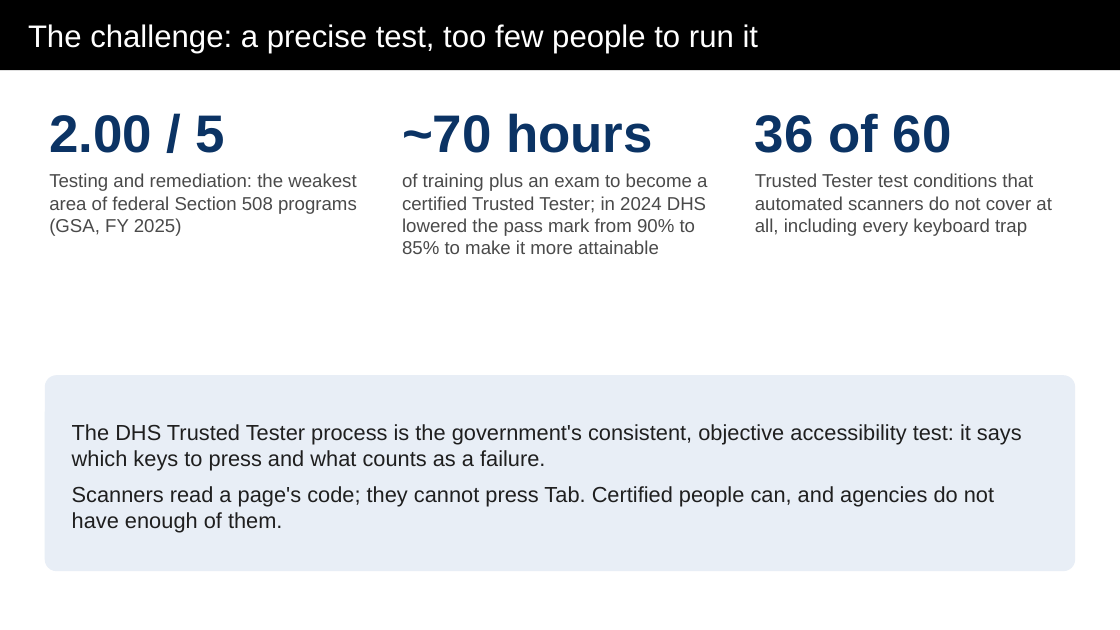
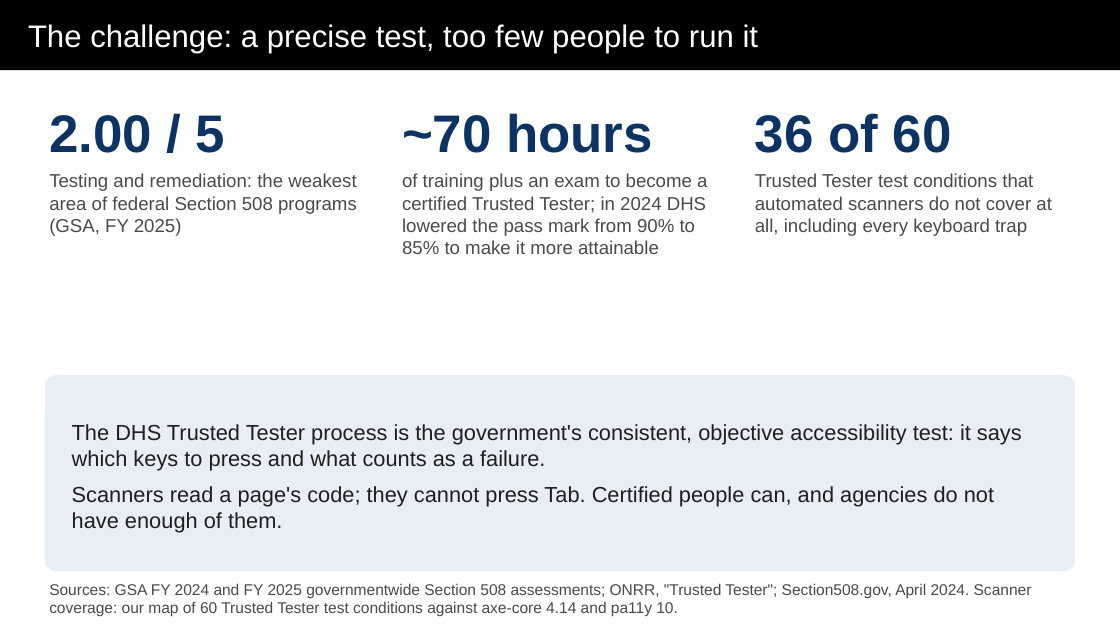
Before and after one commit to abbybowman/tobi508, a slide deck: slide 2 of docs/hackathon/out/TOBI-deck.pptx. Drawn at 1120x630 pixels with LibreOffice and Linux fonts; fonts in the diff are those of the drawing. Boxes give left, top, right and bottom in pixels: in the first picture for what was removed or moved away, otherwise in the second. Text is boxed around its words. In the diff, an @@ line names an element or a change of style, - is before the commit and + after.

```diff
--- a/docs/hackathon/out/TOBI-deck.pptx
+++ b/docs/hackathon/out/TOBI-deck.pptx
@@ text added at box(49, 583, 1032, 617), 10 pt, text #4A4A4A @@
+Sources: GSA FY 2024 and FY 2025 governmentwide Section 508 assessments; ONRR, "Trusted Tester"; Section508.gov, April 2024. Scanner coverage: our map of 60 Trusted Tester test conditions against axe-core 4.14 and pa11y 10.
```
Also in this commit, not shown: 10 other slides changed, 3 other files.
